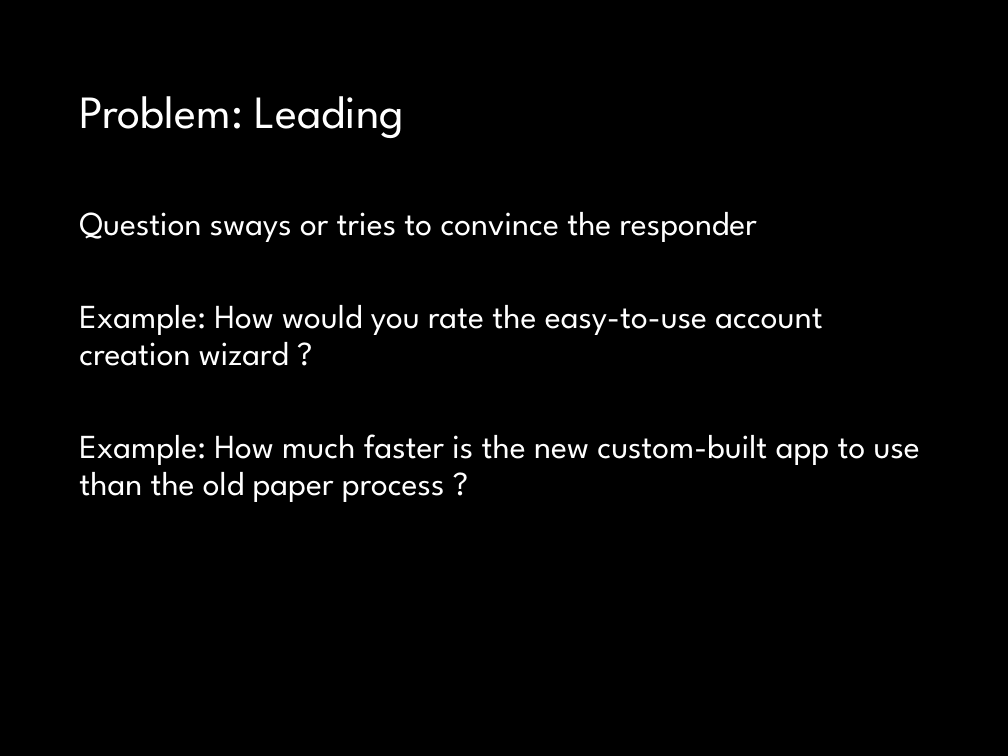
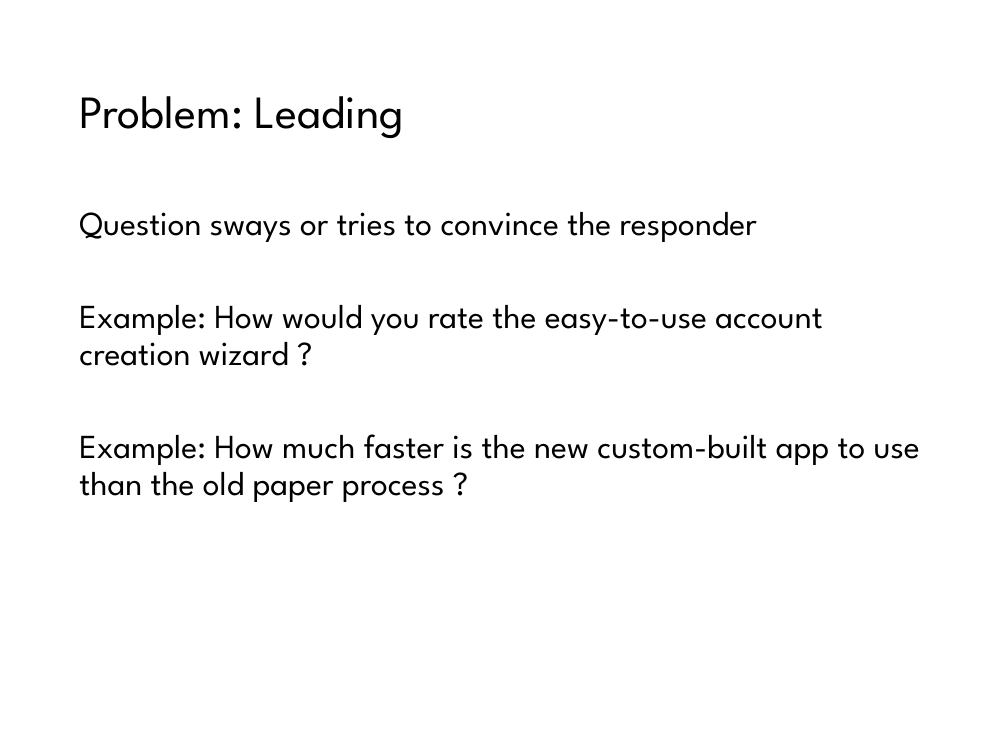
Before and after one commit to drslock/SPE2018, a slide deck: slide 4 of Lecture Slides/23 Evaluation II.pptx. Drawn at 1008x756 pixels with LibreOffice and Linux fonts; fonts in the diff are those of the drawing. Boxes give left, top, right and bottom in pixels: in the first picture for what was removed or moved away, otherwise in the second. Text is boxed around its words. In the diff, an @@ line names an element or a change of style, - is before the commit and + after.

```diff
--- a/Lecture Slides/23 Evaluation II.pptx
+++ b/Lecture Slides/23 Evaluation II.pptx
@@ background #000000 to #FFFFFF @@
@@ title "Problem: Leading" at bbox=[79, 96, 404, 138]: text colour #FFFFFF to #000000 @@
@@ text "Question sways or tries to ..." at bbox=[79, 212, 920, 502]: text colour #FFFFFF to #000000 @@
```
Also in this commit, not shown: 20 other slides changed, 1 other file.
